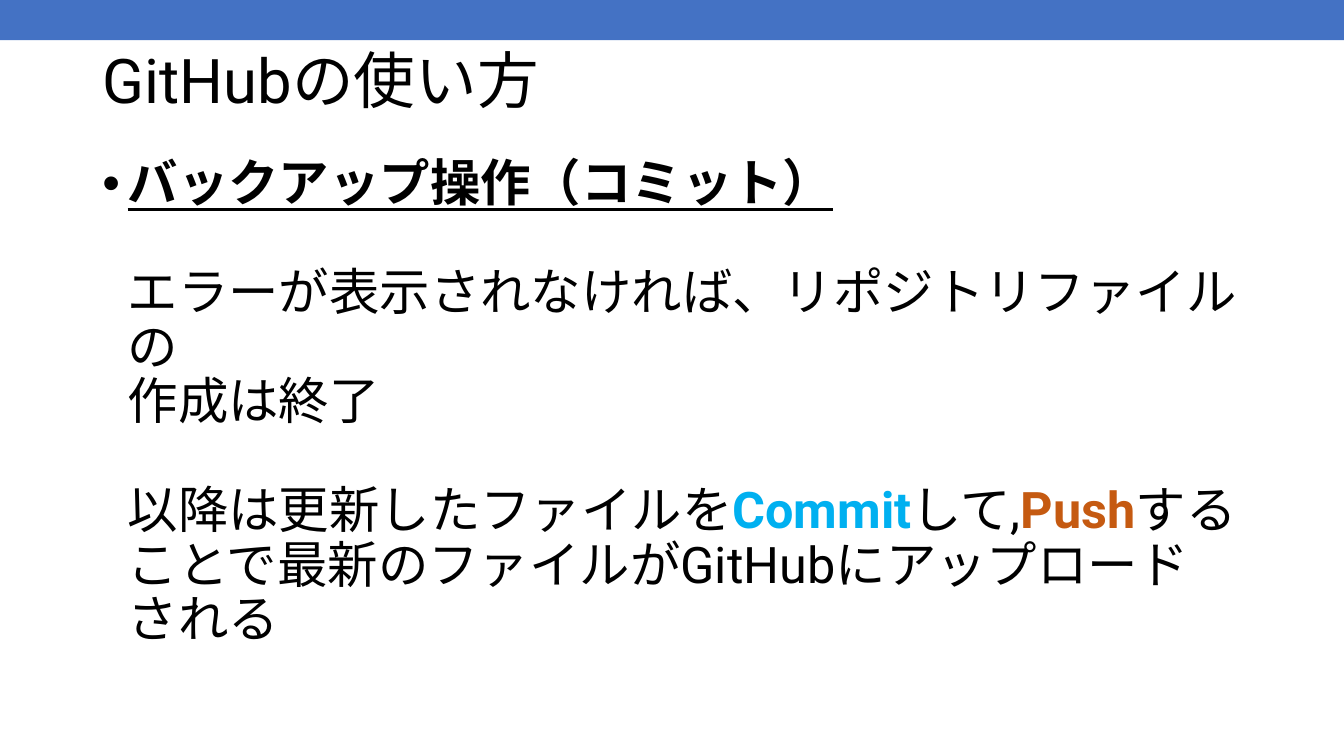
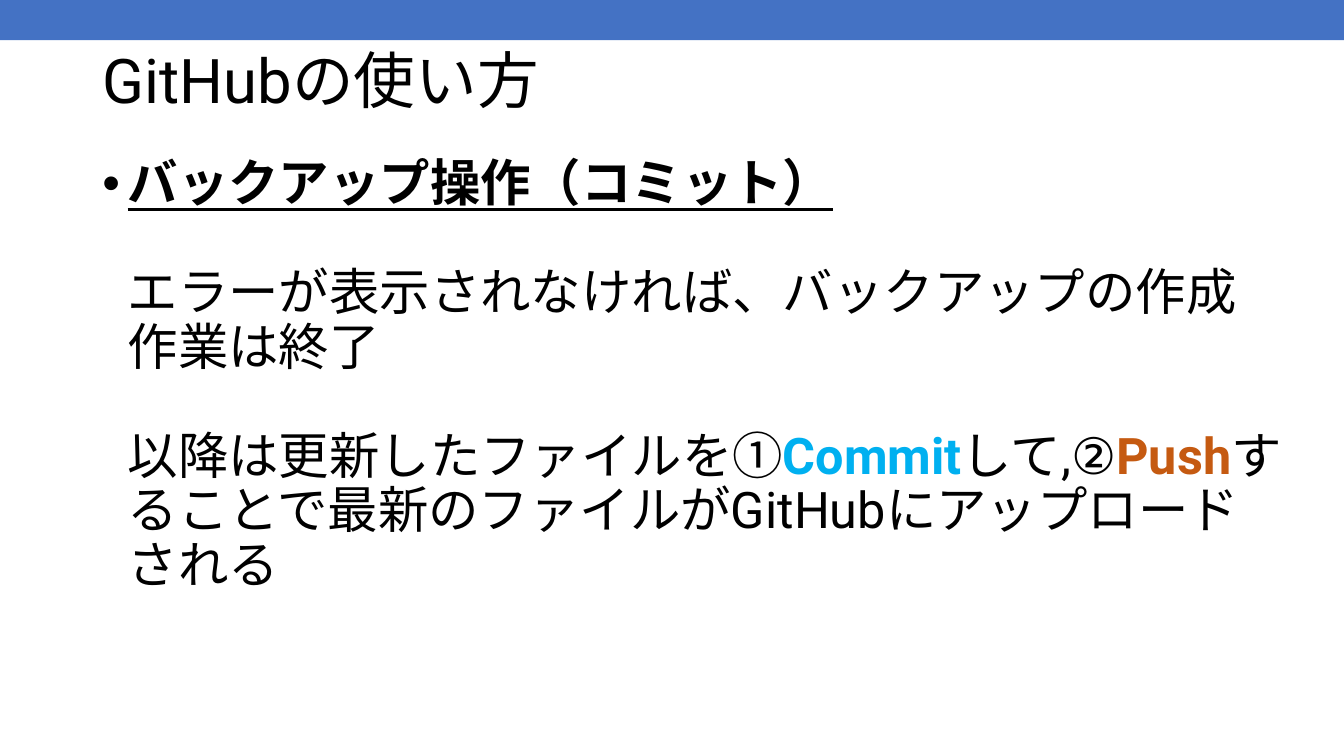
Before and after one commit to kic-murata/cpp2025, a slide deck: slide 52 of 授業資料/GitHub登録方法.pptx (slide 51 before the commit). Drawn at 1344x756 pixels with LibreOffice and Linux fonts; fonts in the diff are those of the drawing. Boxes give left, top, right and bottom in pixels: in the first picture for what was removed or moved away, otherwise in the second. Text is boxed around its words. In the diff, an @@ line names an element or a change of style, - is before the commit and + after.

```diff
--- a/授業資料/GitHub登録方法.pptx
+++ b/授業資料/GitHub登録方法.pptx
@@ text at (128,157,1282,585): text changed @@
-• バックアップ操作（コミット）
-  エラーが表示されなければ、リポジトリファイルの
-  作成は終了
-  以降は更新したファイルをCommitして,Pushする
-  ことで最新のファイルがGitHubにアップロード
-  される
+• バックアップ操作（コミット）
+  エラーが表示されなければ、バックアップの作成
+  作業は終了
+  以降は更新したファイルを①Commitして,②Pushすることで最新のファイルがGitHubにアップロード
+  される
```
Also in this commit, not shown: 2 other slides changed, 3 slides added, 1 other file.
